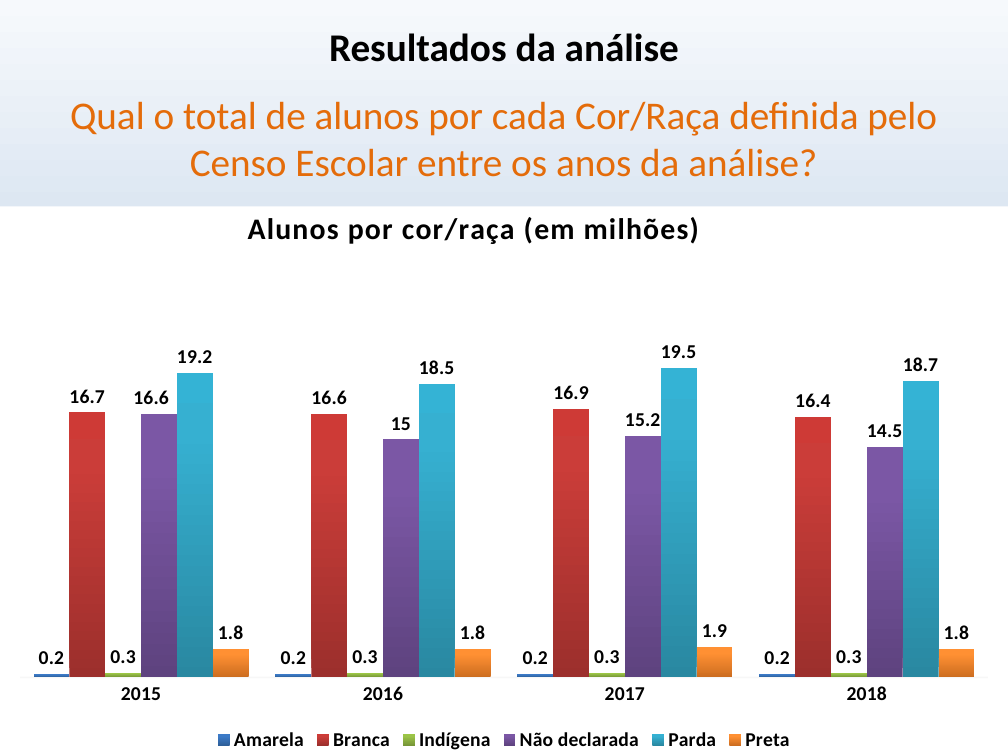
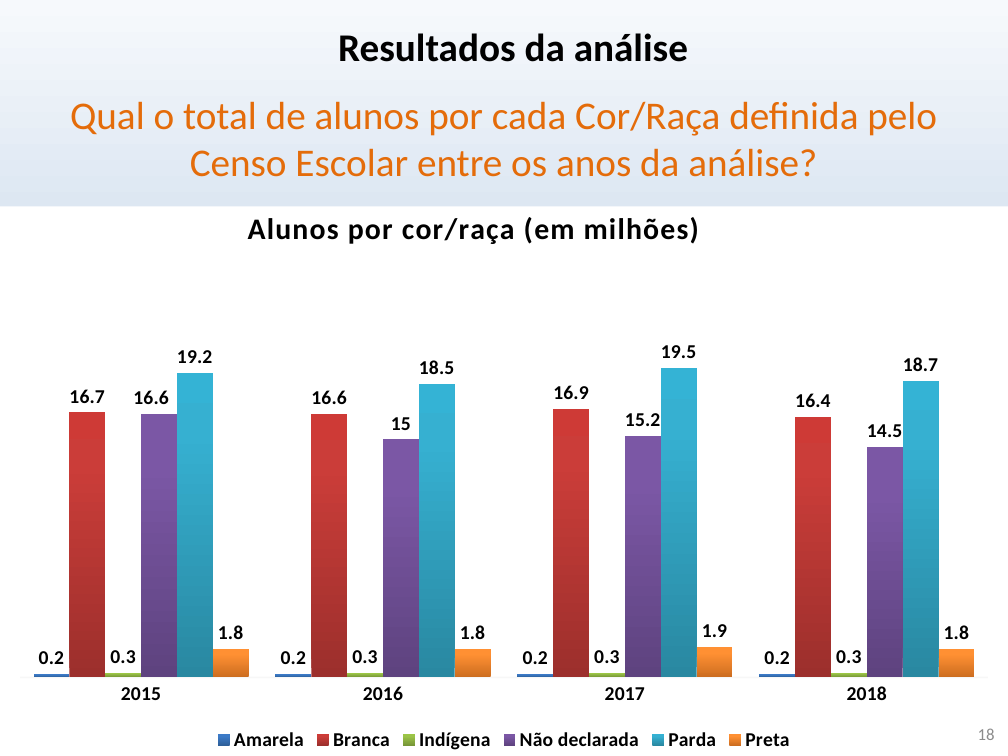
Before and after one commit to krieggerms/Analise-da-Insercao-do-Aluno-Negro-com-BI, a slide deck: slide 18 of TCC_BI_Alunos_Negros.pptx. Drawn at 1008x756 pixels with LibreOffice and Linux fonts; fonts in the diff are those of the drawing. Boxes give left, top, right and bottom in pixels: in the first picture for what was removed or moved away, otherwise in the second. Text is boxed around its words. In the diff, an @@ line names an element or a change of style, - is before the commit and + after.

```diff
--- a/TCC_BI_Alunos_Negros.pptx
+++ b/TCC_BI_Alunos_Negros.pptx
@@ title "Resultados da análise": place and size @@
-title "Resultados da análise" at bbox=[329, 33, 679, 62]
+title "Resultados da análise" at bbox=[338, 33, 688, 62]
@@ page number added at bbox=[978, 728, 995, 740], 12 pt, text #8C8C8C @@
+18
```
Also in this commit, not shown: 25 other slides changed.
